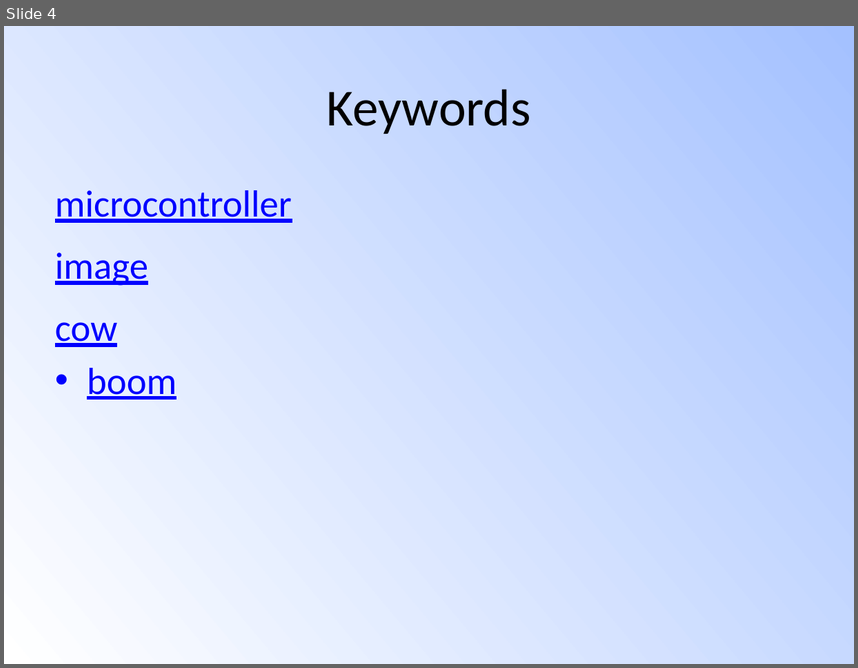
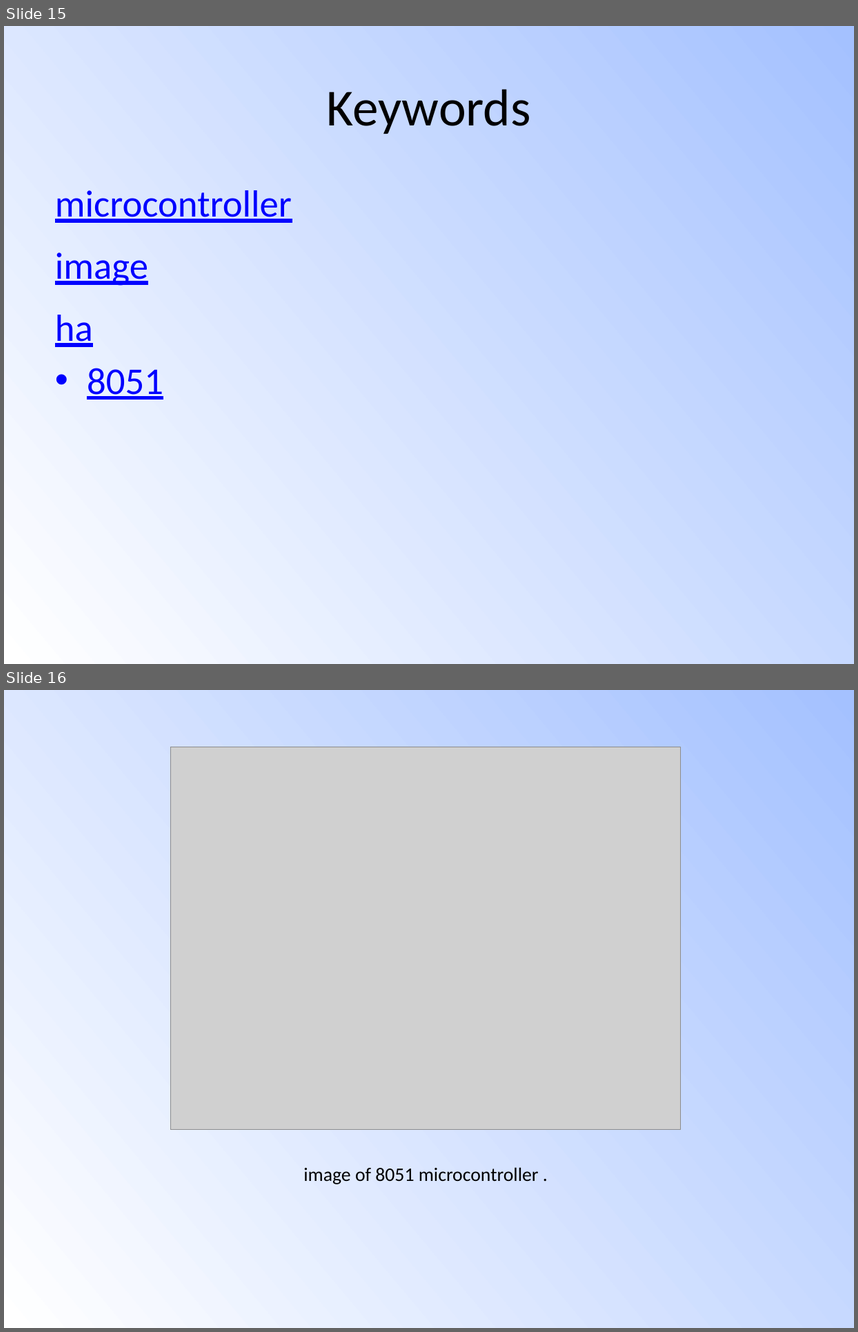
Before and after one commit to Siddhant-Ray/SlideEZ, a slide deck: testppt3.pptx. Shown one above the other, each under a label of ours: slide 4 before the commit, slides 15 and 16 after it. The pictures are 858x668 and 858x1332 pixels, drawn with LibreOffice and Linux fonts; fonts in the diff are those of the drawing; grey boxes stand for pictures. Boxes give left, top, right and bottom in pixels: in the first picture for what was removed or moved away, otherwise in the second. Text is boxed around its words. In the diff, an @@ line names an element or a change of style, - is before the commit and + after.

```diff
--- a/testppt3.pptx
+++ b/testppt3.pptx
@@ slide 16 added at (4, 690, 854, 1328), background gradient #FFFFFF to #A4C4FF @@
@@ picture added at (170, 747, 681, 1130) @@
@@ title added at (303, 1167, 539, 1184), 16.2 pt, text #000000 @@
+  image of 8051 microcontroller .
@@ what was slide 4 is now slide 15 @@
@@ slide 15 changed as well @@
@@ text at (55, 190, 292, 399): text changed @@
-• microcontroller
-  image
-  cow
-  boom
+• microcontroller
+  image
+  ha
+  8051
```
Also in this commit, not shown: 1 other slide changed, 18 other slides added, 2 slides removed, 8 other files.
